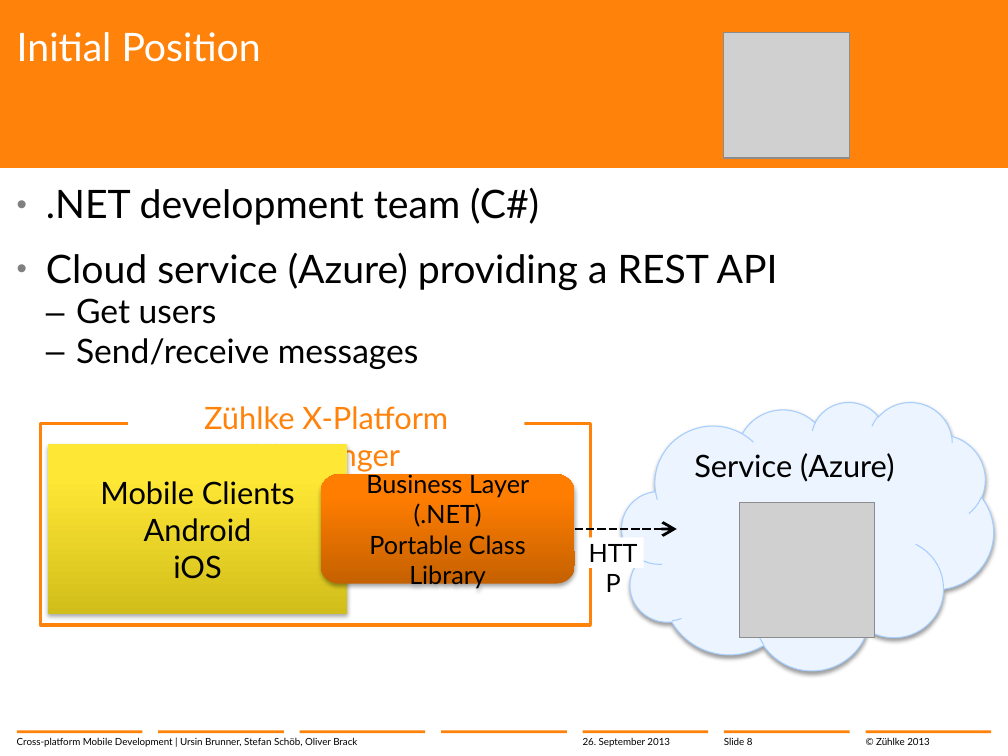
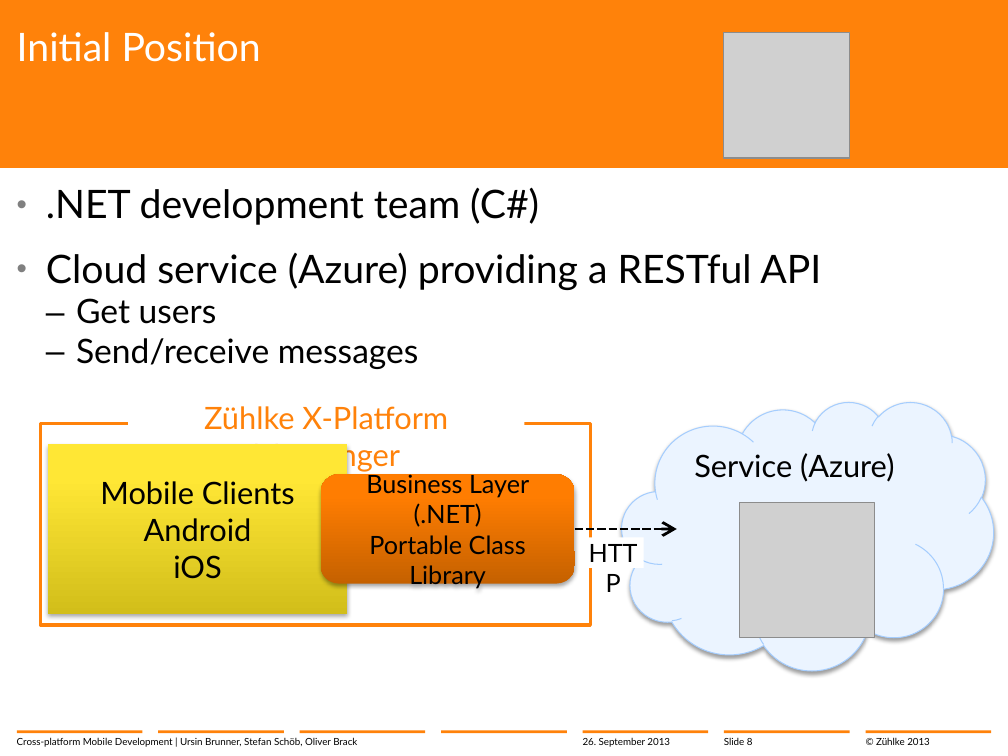
Before and after one commit to brunnurs/zxm, a slide deck: slide 8 of docs/13-09-26 Cross-platform mobile development with C#.pptx. Drawn at 1008x756 pixels with LibreOffice and Linux fonts; fonts in the diff are those of the drawing; grey boxes stand for pictures; background and template pictures are left out. Boxes give left, top, right and bottom in pixels: in the first picture for what was removed or moved away, otherwise in the second. Text is boxed around its words. In the diff, an @@ line names an element or a change of style, - is before the commit and + after.

```diff
--- a/docs/13-09-26 Cross-platform mobile development with C#.pptx
+++ b/docs/13-09-26 Cross-platform mobile development with C#.pptx
@@ text at bbox=[46, 252, 821, 290]: text changed @@
-  • Cloud service (Azure) providing a REST API
+  • Cloud service (Azure) providing a RESTful API
```
Also in this commit, not shown: 6 other slides changed.
